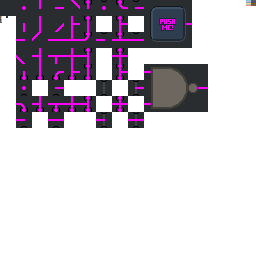
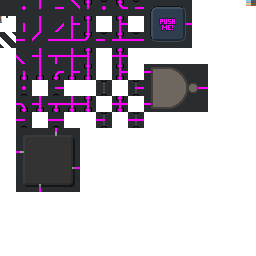
Layered file, before and after one edit (256×256). Changes by layer:
added layer "Component" above "Button" over [0, 32, 80, 192]
